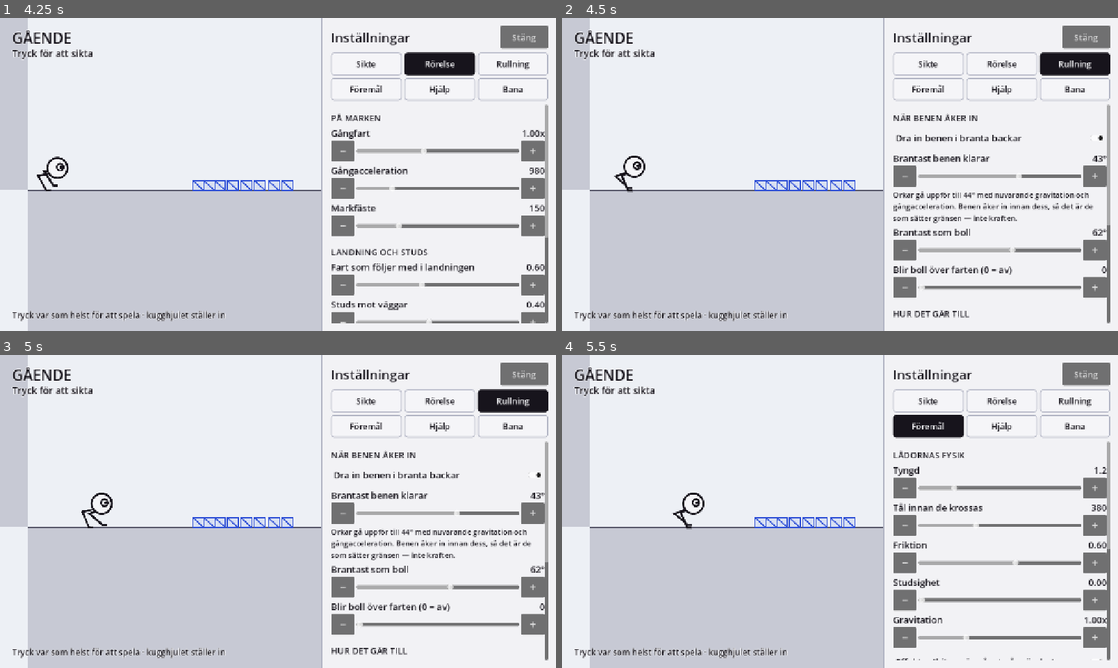
Above: before the commit, frames 1-4 (two rows, left to right).
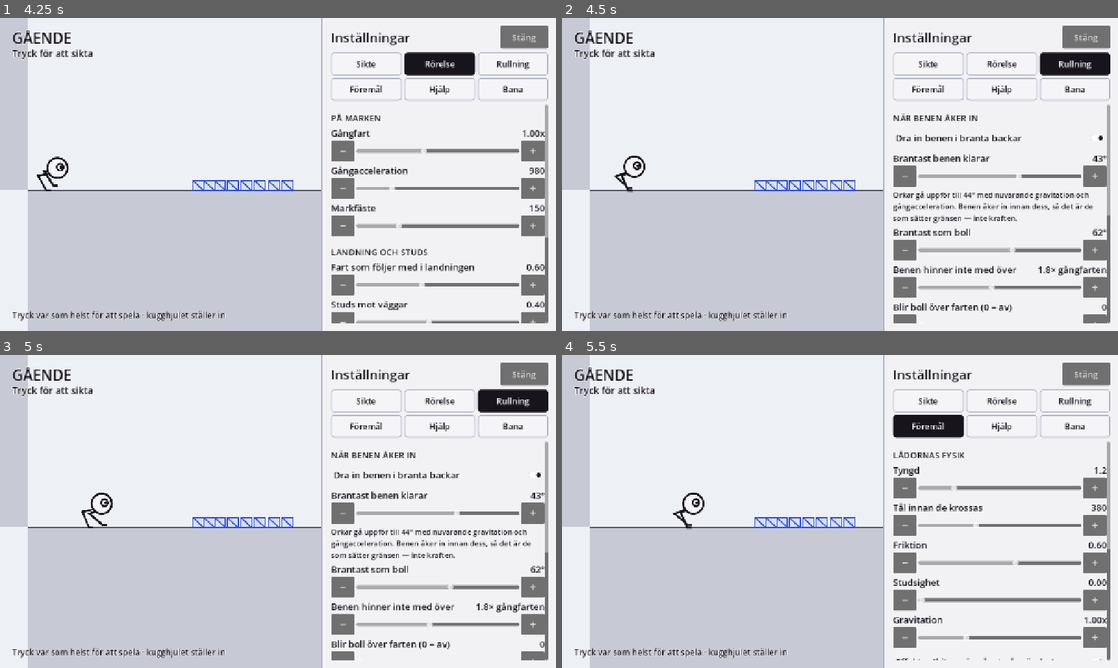
Above: after the commit, the same moments.

Repository: ojojboll-ui/Robo-ball
Game: Godot game, scene res://main/main.tscn
Two runs of this game, one before a commit and one after it. Both use one fixed random seed, a clock stepped at 60 frames per second and the inputs below.
Inputs:
- Up to frame 1 (4.25 s): click "⚙" at 0.5 s; click "Stäng" at 1.25 s; click "⚙" at 2 s; click "Sikte" at 2.75 s; click "Rörelse" at 3.5 s
- Up to frame 2 (4.5 s): click "Rullning" at 4.25 s
- Up to frame 3 (5 s): no input
- Up to frame 4 (5.5 s): click "Föremål" at 5 s

Frame 1 is identical in both runs. In frame 2, 1.3% of the frame differs, in the area x 59-99%, y 63-98%; in frame 3, 1.3%; in frame 4, nothing differs.

Commit message:
Ge benen en högsta takt, så landningar i en backe inte äter farten
Rapporterat: problemet dyker upp när han ska landa där kullens brant just
börjar. Det stämde, och det var inte samma fel som förra gången.

Mätt vid kullens fot: han landar i 40 graders lutning med 582 px/s och blir
stående på benen, eftersom lutningen ligger under gränsen på 43. Gångregleringen
drar sedan ner 582 till 130 på en halv sekund. Benen åt alltså upp hela farten,
och det man ser är en RB som glider nedför på fötterna utan att vare sig gå
eller rulla.

Det saknades en regel som borde ha funnits från början: benen har en högsta
takt. Springer man nedför en kulle fortare än benen hinner snurra så springer
man inte, man ramlar — eller i hans fall rullar. Gränsen är 1,8 gånger
gångfarten, alltså 234 px/s med grundvärdena, och den är ett reglage som allt
annat (0 stänger av den). Han reser sig igen vid 0,75 av samma takt, så han
inte fladdrar precis på gränsen.

Mätt på sju landningspunkter längs kullens fot, från 49° ner till 7°: varje
landning över 234 px/s fortsätter nu som rullning och behåller farten, i
stället för att fastna på fötterna. De långsamma landningarna (171 och 39 px/s)
landar på fötterna precis som förut.

Regeln gäller överallt, inte bara i backar, och det är avsikten: ett hopp som
landar i 363 px/s fortsätter nu som en rullning i stället för att kapas till
gångfart i samma ögonblick foten tar mark. Farten som byggts upp får följa med
tills den är nere i gångtempo igen.

Kontrollerat på åtta stationer i alla tre banor: noll bildrutor där han går
baklänges i en backe, och inget fladder mellan lägena.

Co-Authored-By: Claude Opus 5 <noreply@anthropic.com>
Claude-Session: https://claude.ai/code/session_01BFuXiawrAFSoffrH8t6SUi

Diff:
--- a/game/actor/robo_ball.gd
+++ b/game/actor/robo_ball.gd
@@ -402,7 +402,22 @@
 	# sekund, på en 42-gradersramp. Varken gående eller boll, precis som det såg ut.
 	if Settings.rb_gravity * absf(tangent().y) > Settings.walk_accel:
 		return true
+	# Och de har en högsta takt. Landar han i en backe med 582 px/s — mätt, där
+	# kullens brant börjar — är det ingen gångfart, och benen ska inte kunna äta
+	# upp den bara för att lutningen råkar ligga under gränsen ovan. Man springer
+	# inte ner för en kulle fortare än benen hinner snurra; man ramlar, eller i
+	# hans fall rullar.
+	if Settings.leg_max_pace > 0.0 \
+			and absf(ground_speed) > WALK_SPEED * Settings.walk_speed * Settings.leg_max_pace:
+		return true
 	return Settings.roll_speed > 0.0 and absf(ground_speed) > Settings.roll_speed
+
+## Takten han måste ner till för att resa sig igen. Alltid under den som fällde
+## honom, annars fladdrar han mellan lägena i samma ögonblick han rest sig.
+func _stand_up_pace() -> float:
+	if Settings.leg_max_pace <= 0.0:
+		return 1.3
+	return minf(1.3, Settings.leg_max_pace * 0.75)
 
 ## Benen ut eller in. Hysteresen finns för att han annars skulle fladdra mellan
 ## lägena på en lutning som ligger precis på gränsen.
@@ -415,7 +430,7 @@
 	if state == State.WALK and _should_roll():
 		_set_state(State.ROLL)
 	elif state == State.ROLL and slope < Settings.leg_max_slope - STAND_UP_MARGIN \
-			and absf(ground_speed) < WALK_SPEED * Settings.walk_speed * 1.3 \
+			and absf(ground_speed) < WALK_SPEED * Settings.walk_speed * _stand_up_pace() \
 			and (Settings.roll_speed <= 0.0 or absf(ground_speed) < Settings.roll_speed * 0.8):
 		_set_state(State.WALK)
 
--- a/game/core/settings.gd
+++ b/game/core/settings.gd
@@ -85,6 +85,10 @@
 ## Det är den mekanik som bär de första pusslen, innan han hittat benen: springer
 ## han fort nog blir han en boll, och då gäller andra regler.
 var roll_speed := 0.0
+## Benen har en högsta takt. Kommer han in fortare än så — efter en landning,
+## en utrullning eller en sväng — hinner de inte med, och han rullar. Anges som
+## gånger gångfarten, alltså oberoende av vad gångfarten står på. 0 stänger av.
+var leg_max_pace := 1.8
 var auto_roll := true          ## dra in benen automatiskt i branta lutningar
 var keep_ball_airborne := true ## är han boll när han lämnar marken förblir han boll
 var crest_release := true      ## släpper underlaget på krön där farten inte kan följa det
@@ -124,6 +128,7 @@
 		"aim_min_deg": aim_min_deg,
 		"aim_max_deg": aim_max_deg,
 		"roll_speed": roll_speed,
+		"leg_max_pace": leg_max_pace,
 		"trajectory_preview": trajectory_preview,
 		"air_jumps": air_jumps,
 		"ledge_guard": ledge_guard,
@@ -172,6 +177,7 @@
 	aim_min_deg = float(data.get("aim_min_deg", aim_min_deg))
 	aim_max_deg = float(data.get("aim_max_deg", aim_max_deg))
 	roll_speed = float(data.get("roll_speed", roll_speed))
+	leg_max_pace = float(data.get("leg_max_pace", leg_max_pace))
 	trajectory_preview = bool(data.get("trajectory_preview", trajectory_preview))
 	air_jumps = int(data.get("air_jumps", air_jumps))
 	ledge_guard = bool(data.get("ledge_guard", ledge_guard))
--- a/game/ui/tuning_panel.gd
+++ b/game/ui/tuning_panel.gd
@@ -248,6 +248,8 @@
 	_rows.add_child(_climb_note)
 	_slider("Brantast som boll", 30.0, 85.0, 1.0, Settings.roll_max_slope,
 		func(v: float) -> void: Settings.roll_max_slope = v, "%.0f°")
+	_slider("Benen hinner inte med över", 0.0, 4.0, 0.1, Settings.leg_max_pace,
+		func(v: float) -> void: Settings.leg_max_pace = v, "%.1f× gångfarten")
 	_slider("Blir boll över farten (0 = av)", 0.0, 900.0, 10.0, Settings.roll_speed,
 		func(v: float) -> void: Settings.roll_speed = v, "%.0f")
 
Not shown, changed: README.md
Not shown, changed: docs/METRICS.md
